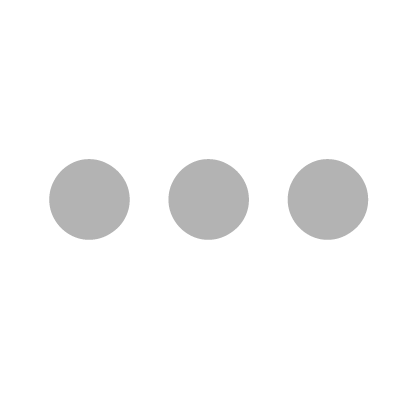
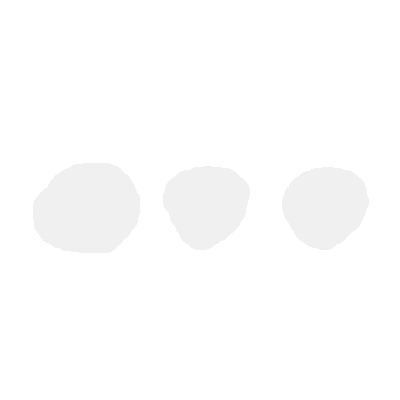
Before/after of a 400px x 400px layered artwork. What changed in the layer stack:
added layer "Layer 1" above "..." over (33, 163, 369, 253)
hid "..." over (49, 159, 369, 240)
